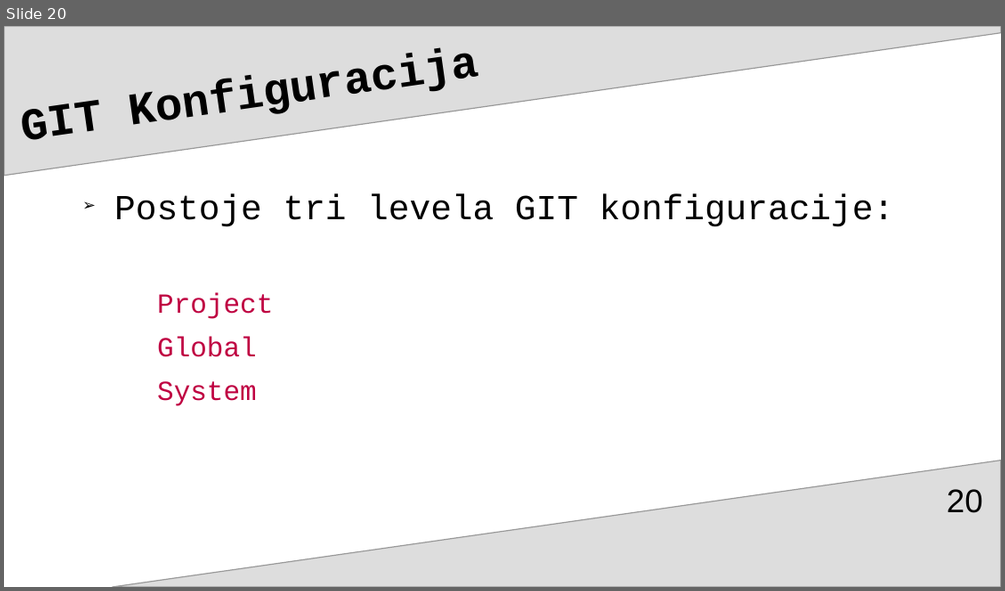
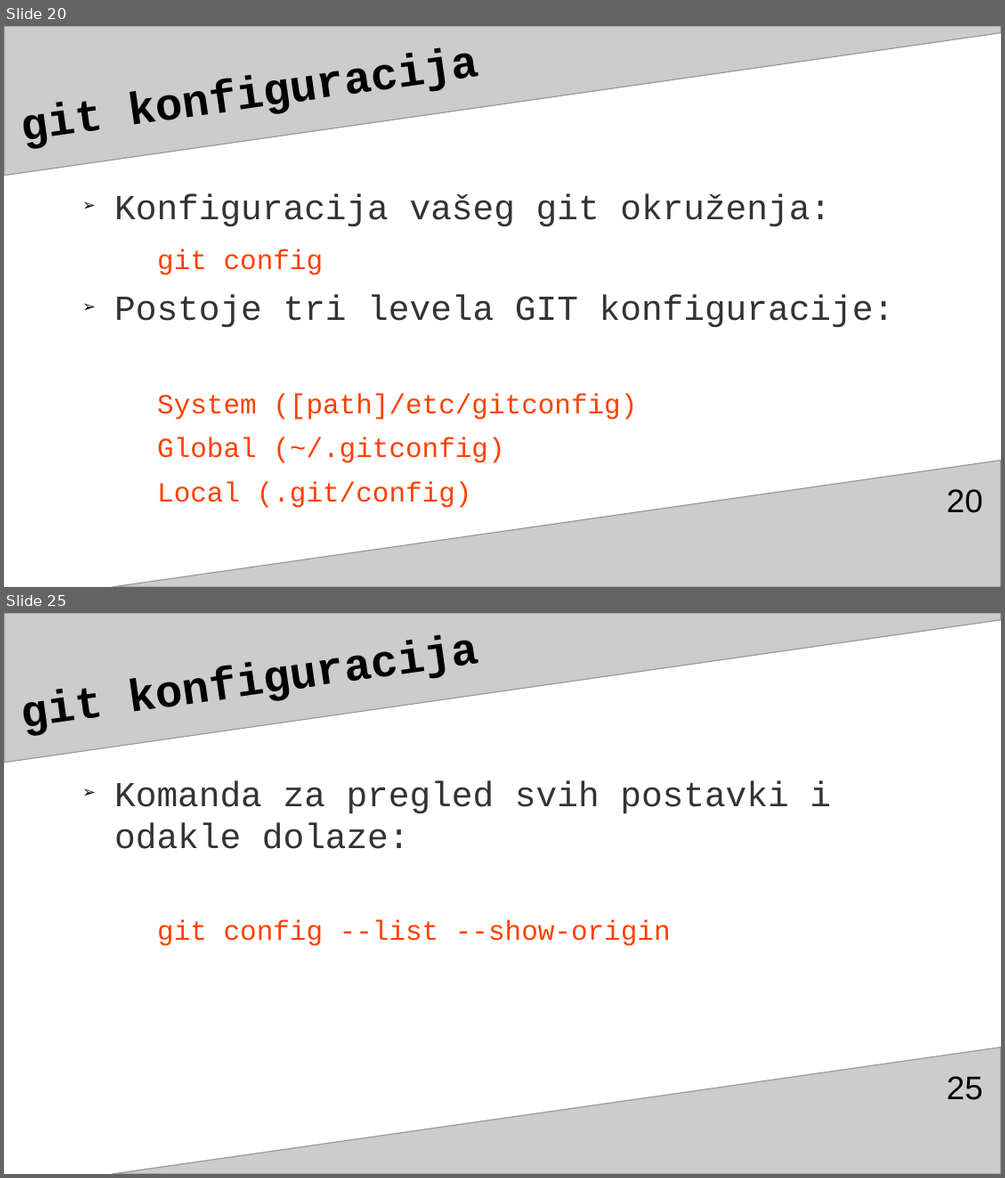
Before and after one commit to adnannukic/prezentacija-za-TSI, a slide deck: gitGitHubAdnanNukićPrez3.odp. Shown one above the other, each under a label of ours: slide 20 before the commit, slides 20 and 25 after it; the slides between them are not shown. The pictures are 1005x591 and 1005x1178 pixels, drawn with LibreOffice and Linux fonts; fonts in the diff are those of the drawing. Boxes give left, top, right and bottom in pixels: in the first picture for what was removed or moved away, otherwise in the second. Text is boxed around its words. In the diff, an @@ line names an element or a change of style, - is before the commit and + after.

```diff
--- a/gitGitHubAdnanNukićPrez3.odp
+++ b/gitGitHubAdnanNukićPrez3.odp
@@ slide 25 added at [4,613,1001,1174], background #FFFFFF; not listed: 2 template elements that a slide beside it also shows @@
@@ title added at [15,613,909,755], 36 pt, text #000000, bold @@
+git konfiguracija
@@ text added at [114,780,831,946], 28 pt, text #333333 @@
+➢ Komanda za pregled svih postavki i odakle dolaze:
+  git config --list --show-origin
@@ page number added at [947,1076,983,1100], 26 pt, text #000000 @@
+25
@@ slide 20 changed as well @@
@@ freeform shape at [4,26,1001,176]: fill #DDDDDD to #CCCCCC @@
@@ title at [15,26,909,168]: text changed @@
-GIT Konfiguracija
+git konfiguracija
@@ text at [114,193,831,275]: paragraphs added @@
+➢ Konfiguracija vašeg git okruženja:
+  git config
@@ text at [114,295,894,327]: text colour #000000 to #333333 in "Postoje tri levela GIT konfiguracije:" @@
@@ text at [157,394,637,507]: text changed; text colour #BF0041 to #FF4000 @@
-  Project
-  Global
-  System
+  System ([path]/etc/gitconfig)
+  Global (~/.gitconfig)
+  Local (.git/config)
@@ freeform shape at [113,460,1001,587]: fill #DDDDDD to #CCCCCC @@
```
Also in this commit, not shown: 110 other slides changed, 8 other slides added, 1 slide removed.
